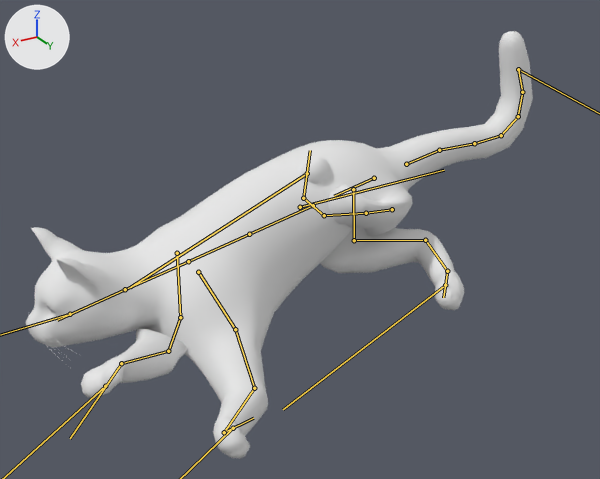
Renders of the FBX model Assets/_Project/Art/Animations/Cat Animations.fbx from each side of a commit.
One viewpoint serves both versions: a 50 mm lens placed at (0.544, 0.907, 0.406), pointed at (-0.004, -0.006, -0.051). Arrows for +X, +Y and +Z are at upper left; the lights stay in place. Both versions are drawn at frame 8 of the action 'Anim Gatoo|IdleBoat'; the numbers are the values there. The bones that bend it are drawn over the model as lines.

The first picture shows 'CAT'.
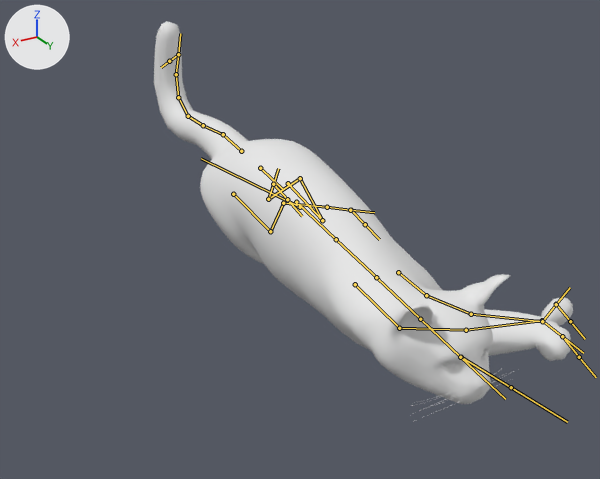
Commit message: cat anim file update

Where the change shows, as pixel boxes (x1, y1, x2, y2) in the pictures (600 x 479 px):
'CAT', posed (17% narrower, 7% shorter)
    before: (26, 31, 533, 459)
    after: (154, 21, 573, 421)
bone 'ROOT', root to tip
    before: (300, 207) to (444, 170)
    after: (300, 207) to (201, 158)
bone 'Bone.023', root to tip
    before: (392, 209) to (366, 213)
    after: (288, 183) to (322, 220)
bone 'Bone.024', root to tip
    before: (366, 213) to (324, 215)
    after: (322, 220) to (300, 178)
bone 'Bone.025', root to tip
    before: (324, 215) to (303, 198)
    after: (300, 178) to (268, 199)
bone 'Bone.026', root to tip
    before: (303, 198) to (310, 150)
    after: (268, 199) to (273, 184)

The change in detail:
Bone 'ROOT' (bone_root) turns from (0, 0, -4) to (0, 0, -95) degrees about its own x, y and z.
Bone 'Bone.023' (bone_bone_023) turns from (-89, -48, -12) to (-31, -11, -34) degrees about its own x, y and z.
Bone 'Bone.024' (bone_bone_024) turns from (33, -25, 58) to (108, -10, 57) degrees about its own x, y and z.
Bone 'Bone.025' (bone_bone_025) turns from (89, 4, -16) to (85, 25, -30) degrees about its own x, y and z.
Bone 'Bone.026' (bone_bone_026) turns from (-78, -55, 4) to (31, -87, -115) degrees about its own x, y and z.
